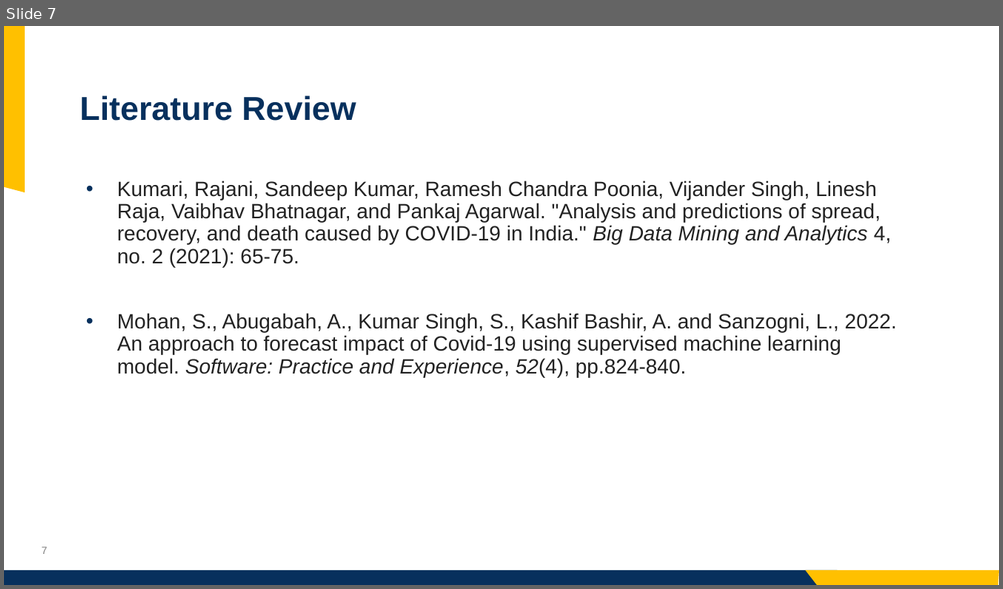
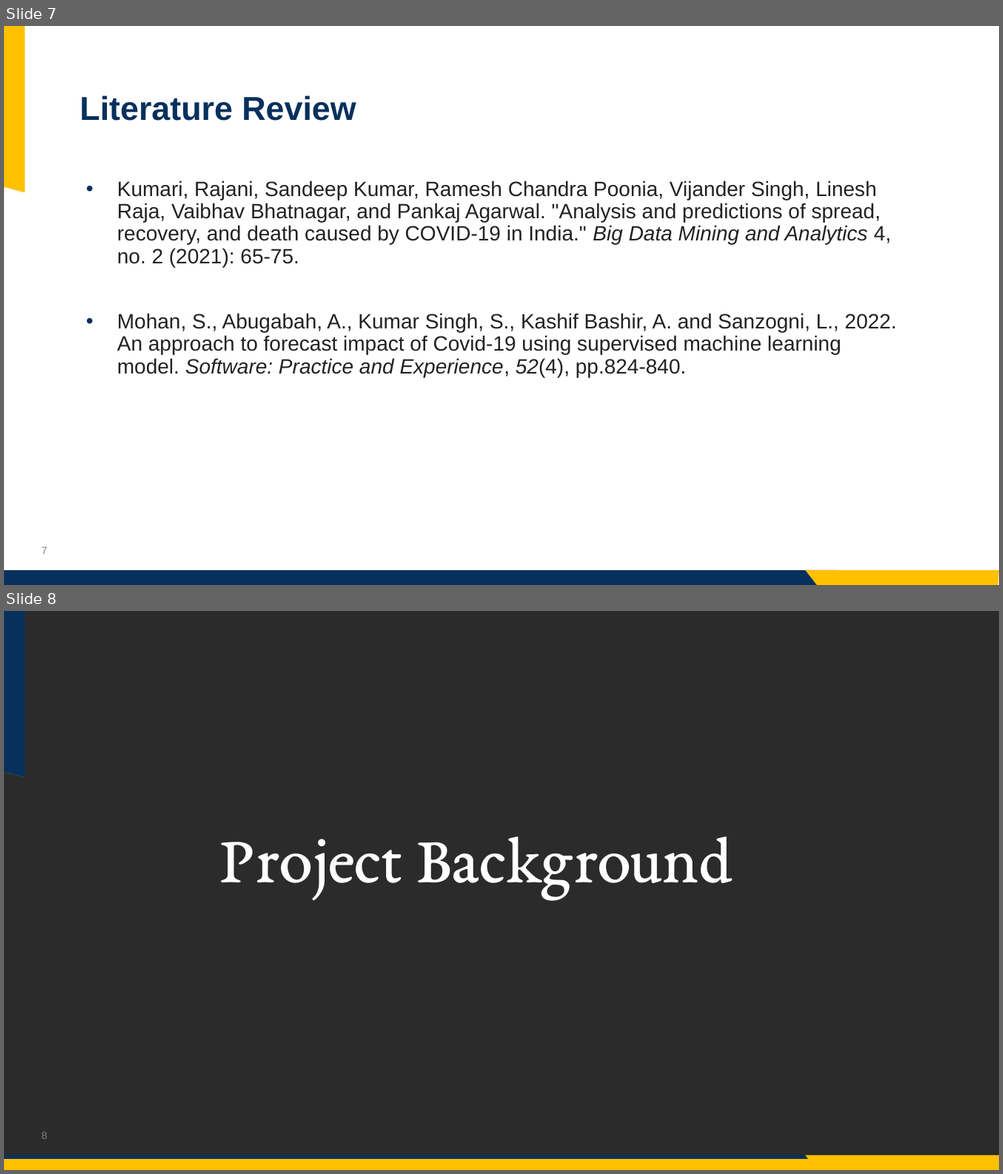
Before and after one commit to jashwanth08/SpringCapstone2023, a slide deck: presentataions/Presentation.pptx. Shown one above the other, each under a label of ours: slide 7 before the commit, slides 7 and 8 after it. The pictures are 1003x589 and 1003x1174 pixels, drawn with LibreOffice and Linux fonts; fonts in the diff are those of the drawing; background and template pictures are left out; a plain dark background stands for a picture behind light text. Boxes give left, top, right and bottom in pixels: in the first picture for what was removed or moved away, otherwise in the second. Text is boxed around its words. In the diff, an @@ line names an element or a change of style, - is before the commit and + after.

Commit message:
Project Background PPT changes

```diff
--- a/presentataions/Presentation.pptx
+++ b/presentataions/Presentation.pptx
@@ slide 8 added at [4, 611, 999, 1170], background picture (left out); not listed: 4 template elements that a slide beside it also shows @@
@@ freeform shape added at [4, 611, 25, 777], fill #07305D @@
@@ title added at [220, 837, 732, 900], 65 pt, text #FFFFFF @@
+Project Background
@@ rectangle added at [4, 1159, 999, 1170], fill #FFC000 @@
```
Also in this commit, not shown: 2 slides changed, 2 other slides added.
